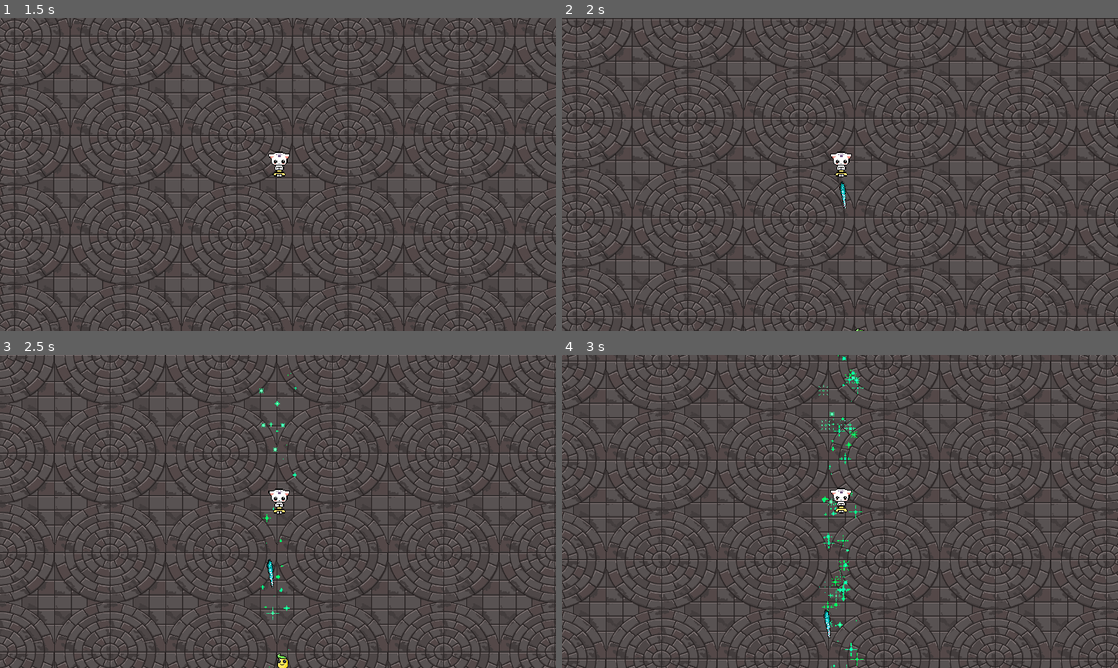
Above: before the commit, frames 1-4 (two rows, left to right).
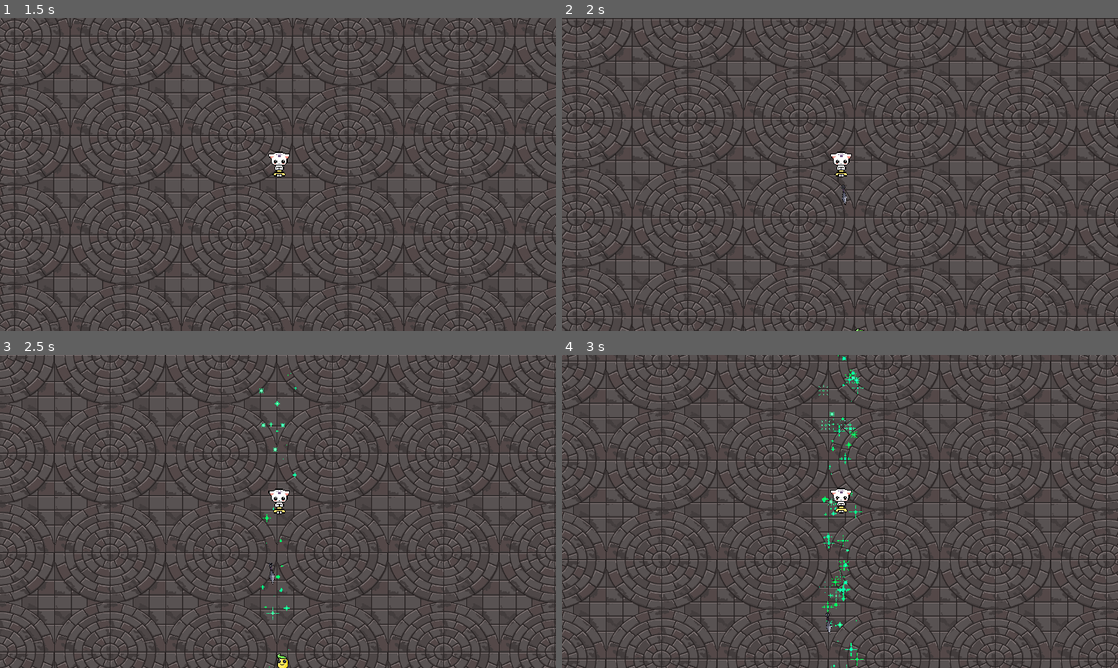
Above: after the commit, the same moments.

Repository: RushMaster007/Vampire_Clone
Game: Godot game, scene res://World/world.tscn
The game is run twice, just before and just after one commit, with the same random seed, the same clock (stepped at 60 frames per second) and the same inputs.
Inputs:
- Up to frame 1 (1.5 s): tap Enter at 0.5 s; hold D (right) 0.53-1.28 s; hold S (down) from 1.28 s (still down)
- Up to frame 2 (2 s): keep holding S (down)
- Up to frame 3 (2.5 s): release S (down) at 2.03 s; hold D (right) from 2.03 s (still down)
- Up to frame 4 (3 s): release D (right) at 2.78 s; hold W (up) from 2.78 s (still down)

Frame 1 is identical in both runs. In frame 2, less than 0.1% of the frame differs, in the area x 49-52%, y 52-61%; in frame 3, less than 0.1%; in frame 4, less than 0.1%, in the area x 47-49%, y 81-91%.

Commit message:
Replaced ice spear with a knife because the texture looks better. Also renamed all the ice spear references to knife.

Diff:
--- a/Player/Attack/ice_spear.gd
+++ b/Player/Attack/knife.gd
@@ -15,7 +15,7 @@
 
 func _ready():
 	# set angle to a vector2 value
-	# by comparing the glob pos of the icespear to the target
+	# by comparing the glob pos of the knife to the target
 	angle = global_position.direction_to(target)
 	rotation = angle.angle() + deg_to_rad(135)
 	match level:
@@ -39,7 +39,7 @@
 func enemy_hit(charge = 1):
 	hp -= charge
 	if hp <= 0:
-		queue_free() # delete ice spear
+		queue_free() # delete knife
 
 # time to live if it misses and enemy
 func _on_ttl_timeout():
--- a/Player/Attack/ice_spear.tscn
+++ b/Player/Attack/knife.tscn
@@ -1,14 +1,14 @@
 [gd_scene load_steps=6 format=3 uid="uid://dsecjycnrya4w"]
 
-[ext_resource type="Texture2D" uid="uid://fcxjiyiiiyxo" path="res://Textures/Items/Weapons/ice_spear.png" id="1_6mr08"]
-[ext_resource type="Script" path="res://Player/Attack/ice_spear.gd" id="1_7b2gk"]
+[ext_resource type="Script" path="res://Player/Attack/knife.gd" id="1_7b2gk"]
 [ext_resource type="Script" path="res://Player/Attack/snd_play.gd" id="2_4u3qa"]
+[ext_resource type="Texture2D" uid="uid://bl677y7b1ydus" path="res://Textures/Items/Weapons/knife.png" id="2_60fkw"]
 [ext_resource type="AudioStream" uid="uid://c1qa2qyrqynoq" path="res://Audio/SoundEffect/ice.wav" id="3_k2rqu"]
 
 [sub_resource type="RectangleShape2D" id="RectangleShape2D_alpql"]
 size = Vector2(6.36396, 33.9411)
 
-[node name="IceSpear" type="Area2D" groups=["attack"]]
+[node name="Knife" type="Area2D" groups=["attack"]]
 top_level = true
 scale = Vector2(0.1, 0.1)
 collision_layer = 4
@@ -21,7 +21,8 @@
 shape = SubResource("RectangleShape2D_alpql")
 
 [node name="Sprite2D" type="Sprite2D" parent="."]
-texture = ExtResource("1_6mr08")
+scale = Vector2(0.6, 0.6)
+texture = ExtResource("2_60fkw")
 
 [node name="TTL" type="Timer" parent="."]
 wait_time = 10.0
--- a/Player/player.gd
+++ b/Player/player.gd
@@ -4,23 +4,23 @@
 var hp = 80
 
 # Attacks
-var iceSpear = preload("res://Player/Attack/ice_spear.tscn")
+var knife = preload("res://Player/Attack/knife.tscn")
 var glitter = preload("res://Player/Attack/glitter.tscn")
 
 # AttackNodes
-@onready var iceSpearReloadTimer = get_node("%IceSpearReloadTimer")
-@onready var iceSpearTriggerTimer = get_node("%IceSpearTriggerTimer")
+@onready var knifeReloadTimer = get_node("%KnifeReloadTimer")
+@onready var knifeTriggerTimer = get_node("%KnifeTriggerTimer")
 
 @onready var glitterActiveTimer = get_node("%GlitterActiveTimer")
 @onready var glitterDelayTimer = get_node("%GlitterDelayTimer")
 #@onready var glitterPositioningTimer = get_node("%GlitterPositioningTimer")
 
 
-# IceSpear
-var icespear_ammo = 0
-var icespear_base_ammo = 1
-var icespear_attackspeed = 1.5
-var icespear_level = 1
+# Knife
+var knife_ammo = 0
+var knife_base_ammo = 1
+var knife_attackspeed = 1.5
+var knife_level = 1
 
 #Glitter
 var glitter_level = 1
@@ -39,10 +39,10 @@
 	attack()
 
 func attack():
-	if icespear_level > 0:
-		iceSpearReloadTimer.wait_time = icespear_attackspeed
-		if iceSpearReloadTimer.is_stopped():
-			iceSpearReloadTimer.start()
+	if knife_level > 0:
+		knifeReloadTimer.wait_time = knife_attackspeed
+		if knifeReloadTimer.is_stopped():
+			knifeReloadTimer.start()
 
 	if glitter_level > 0:
 		glitterDelayTimer.wait_time = glitter_attackspeed
@@ -98,27 +98,27 @@
 	print(hp)
 
 # loading your ammunition
-func _on_ice_spear_reload_timer_timeout():
-	icespear_ammo += icespear_base_ammo
-	iceSpearTriggerTimer.start()
+func _on_knife_reload_timer_timeout():
+	knife_ammo += knife_base_ammo
+	knifeTriggerTimer.start()
 
 # shooting a machine gun
-func _on_ice_spear_trigger_timer_timeout():
-		if icespear_ammo > 0:
-			var icespear_attack = iceSpear.instantiate()
-			icespear_attack.position = position
-			icespear_attack.target = get_random_target()
-			icespear_attack.level = icespear_level
-			# spawn ice spear
-			add_child(icespear_attack)
+func _on_knife_trigger_timer_timeout():
+		if knife_ammo > 0:
+			var knife_attack = knife.instantiate()
+			knife_attack.position = position
+			knife_attack.target = get_random_target()
+			knife_attack.level = knife_level
+			# spawn knife
+			add_child(knife_attack)
 			# we now used up a 'bullet'
 			# so we remove one bullet from ammo
-			icespear_ammo -= 1
+			knife_ammo -= 1
 			# check if we have ammo left
-			if icespear_ammo > 0:
-				iceSpearTriggerTimer.start()
+			if knife_ammo > 0:
+				knifeTriggerTimer.start()
 			else:
-				iceSpearTriggerTimer.stop()
+				knifeTriggerTimer.stop()
 
 func get_random_target():
 	# if there are enemies nearby
--- a/Player/player.tscn
+++ b/Player/player.tscn
@@ -45,11 +45,11 @@
 
 [node name="Attack" type="Node2D" parent="."]
 
-[node name="IceSpearReloadTimer" type="Timer" parent="Attack"]
+[node name="KnifeReloadTimer" type="Timer" parent="Attack"]
 unique_name_in_owner = true
 wait_time = 1.5
 
-[node name="IceSpearTriggerTimer" type="Timer" parent="Attack/IceSpearReloadTimer"]
+[node name="KnifeTriggerTimer" type="Timer" parent="Attack/KnifeReloadTimer"]
 unique_name_in_owner = true
 wait_time = 0.075
 
@@ -70,8 +70,8 @@
 shape = SubResource("CircleShape2D_fstb8")
 
 [connection signal="hurt" from="HurtBox" to="." method="_on_hurt_box_hurt"]
-[connection signal="timeout" from="Attack/IceSpearReloadTimer" to="." method="_on_ice_spear_reload_timer_timeout"]
-[connection signal="timeout" from="Attack/IceSpearReloadTimer/IceSpearTriggerTimer" to="." method="_on_ice_spear_trigger_timer_timeout"]
+[connection signal="timeout" from="Attack/KnifeReloadTimer" to="." method="_on_knife_reload_timer_timeout"]
+[connection signal="timeout" from="Attack/KnifeReloadTimer/KnifeTriggerTimer" to="." method="_on_knife_trigger_timer_timeout"]
 [connection signal="timeout" from="Attack/GlitterActiveTimer" to="." method="_on_glitter_active_timer_timeout"]
 [connection signal="timeout" from="Attack/GlitterDelayTimer" to="." method="_on_glitter_delay_timer_timeout"]
 [connection signal="body_entered" from="EnemyDetectionArea" to="." method="_on_enemy_detection_area_body_entered"]
--- a/Utility/hit_box.gd
+++ b/Utility/hit_box.gd
@@ -11,7 +11,6 @@
 	collision.call_deferred("set","disabled",true)
 	disableTimer.start()
 
-
 func _on_disable_hit_box_timer_timeout():
 	#enable hitbox collision
 	collision.call_deferred("set","disabled",false)
Binary file added: Textures/Items/Weapons/knife.png
Not shown, added: Textures/Items/Weapons/knife.png.import
